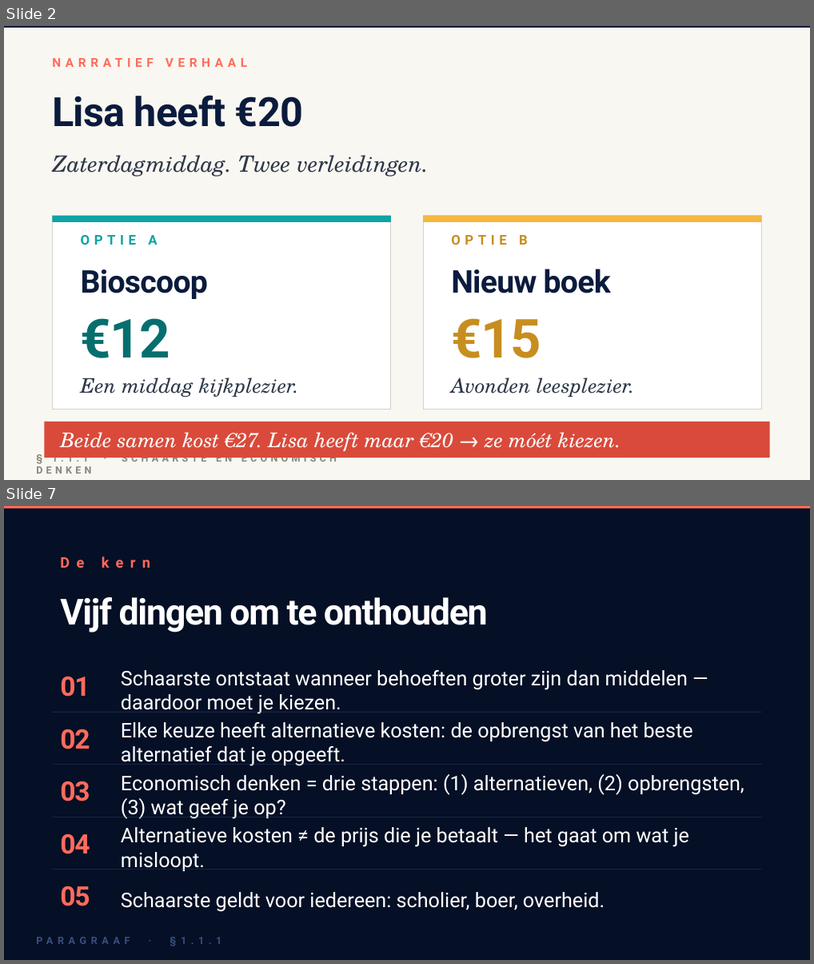
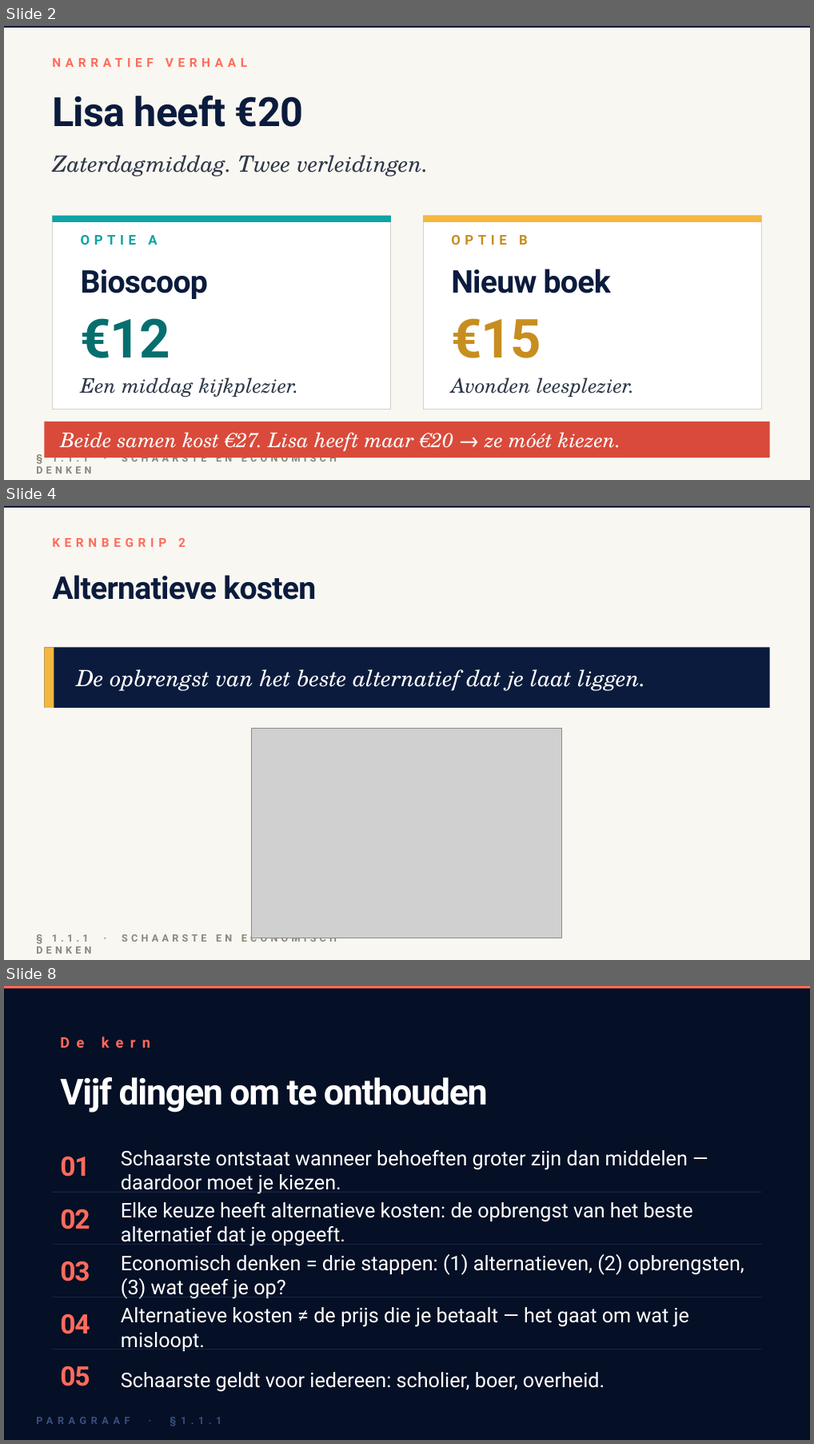
Before and after one commit to meijer1973/4veco-lessen, a slide deck: Boek 1 - Grondslagen, vraag en aanbod/1.1 Hoofdstuk Economisch denken en rekenen/1.1.1 Schaarste en economisch denken/1.1.1 Schaarste en economisch denken – presentatie.pptx. Shown one above the other, each under a label of ours: slides 2 and 7 before the commit, slides 2, 4 and 8 after it; the slides between them are not shown. The pictures are 814x964 and 814x1444 pixels, drawn with LibreOffice and Linux fonts; fonts in the diff are those of the drawing; grey boxes stand for pictures. Boxes give left, top, right and bottom in pixels: in the first picture for what was removed or moved away, otherwise in the second. Text is boxed around its words. In the diff, an @@ line names an element or a change of style, - is before the commit and + after.

```diff
--- a/Boek 1 - Grondslagen, vraag en aanbod/1.1 Hoofdstuk Economisch denken en rekenen/1.1.1 Schaarste en economisch denken/1.1.1 Schaarste en economisch denken – presentatie.pptx
+++ b/Boek 1 - Grondslagen, vraag en aanbod/1.1 Hoofdstuk Economisch denken en rekenen/1.1.1 Schaarste en economisch denken/1.1.1 Schaarste en economisch denken – presentatie.pptx
@@ slide 4 added at box(4, 506, 810, 960), background #F9F7F1; not listed: 2 template elements that a slide beside it also shows @@
@@ text added at box(52, 538, 186, 547), 11 pt, text #FF6B5B, bold @@
+KERNBEGRIP 2
@@ text added at box(52, 575, 316, 600), 28 pt, text #0B1B3D, bold @@
+Alternatieve kosten
@@ rectangle added at box(44, 647, 770, 708), fill #0B1B3D @@
@@ rectangle added at box(44, 647, 54, 708), fill #F4B740 @@
@@ text added at box(77, 669, 646, 691), 20 pt, text #FFFFFF, italic @@
+De opbrengst van het beste alternatief dat je laat liggen.
@@ picture added at box(252, 728, 563, 937) @@
@@ what was slide 7 is now slide 8 @@
```
Also in this commit, not shown: 2 slides changed, 2 other slides added, 2 slides removed, 26 other files.
